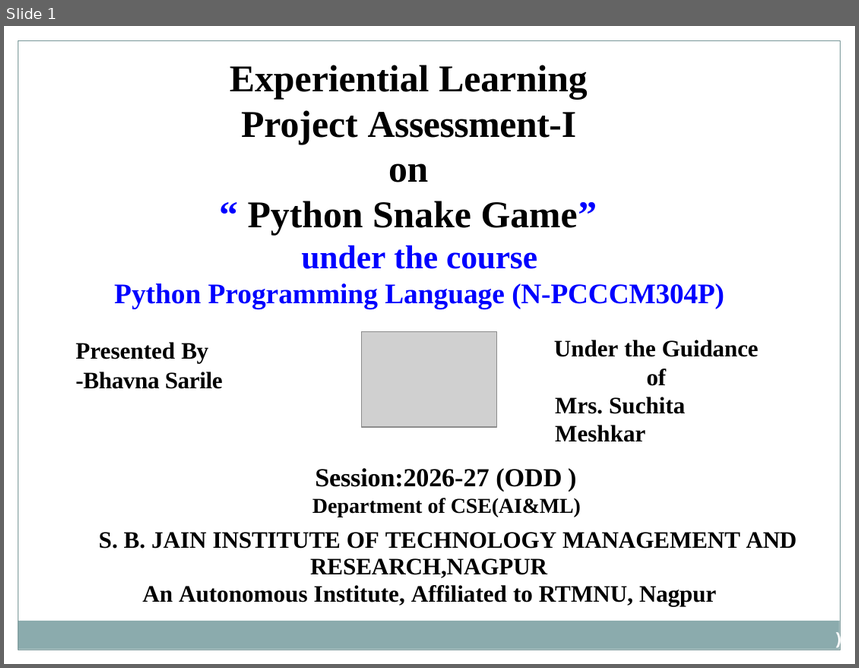
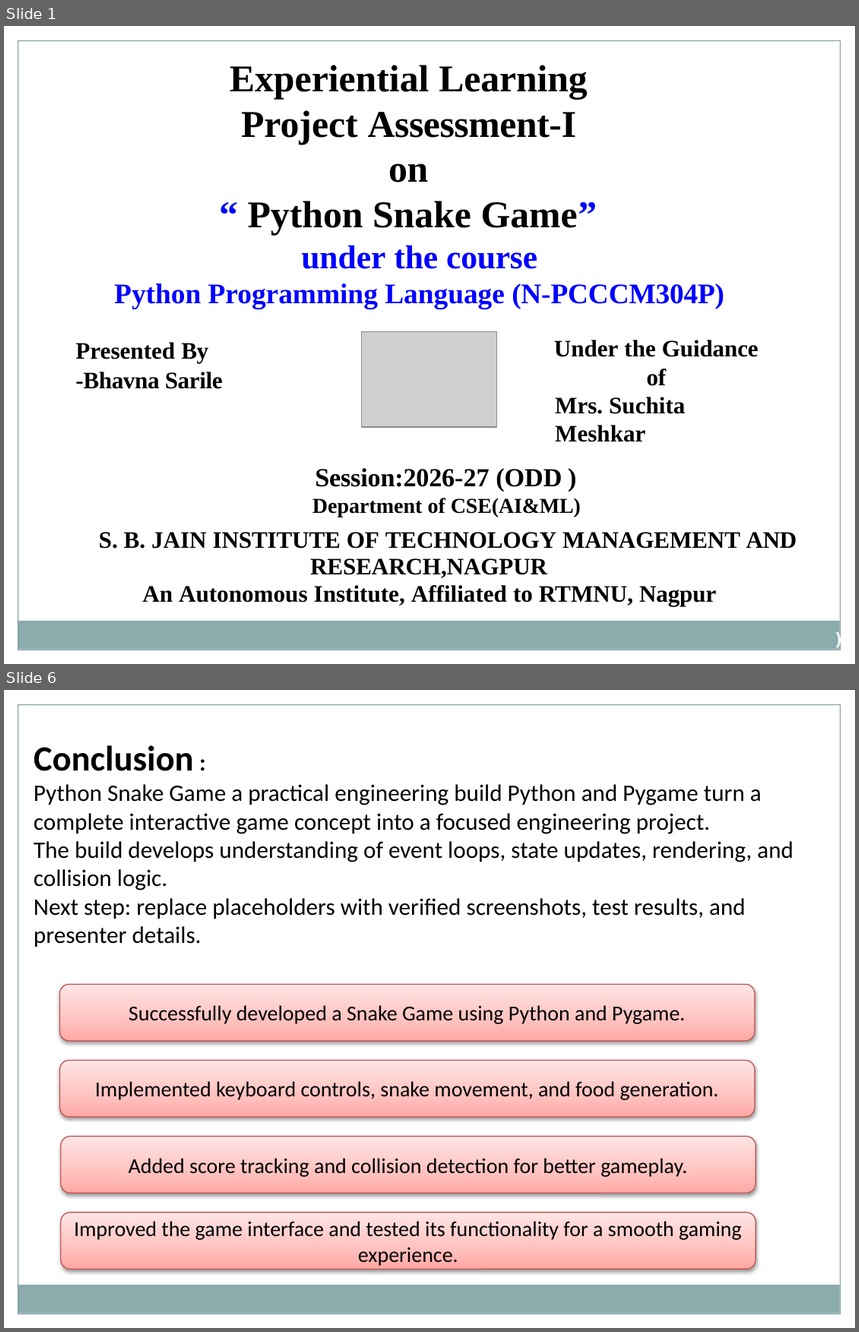
Before and after one commit to bhavnasml25-ship-it/Snake-Game-3d, a slide deck: Python.pptx. Shown one above the other, each under a label of ours: slide 1 before the commit, slides 1 and 6 after it; the slides between them are not shown. The pictures are 859x668 and 859x1332 pixels, drawn with LibreOffice and Linux fonts; fonts in the diff are those of the drawing; grey boxes stand for pictures. Boxes give left, top, right and bottom in pixels: in the first picture for what was removed or moved away, otherwise in the second. Text is boxed around its words. In the diff, an @@ line names an element or a change of style, - is before the commit and + after.

Commit message:
Add files via upload
Final ppt of python

```diff
--- a/Python.pptx
+++ b/Python.pptx
@@ slide 6 added at bbox=[4, 690, 855, 1328], background #FFFFFF; not listed: 2 template elements that a slide beside it also shows @@
@@ text added at bbox=[34, 745, 794, 947], 20 pt, text #000000 @@
+Conclusion :
+Python Snake Game a practical engineering build Python and Pygame turn a complete interactive game concept into a focused engineering project.
+The build develops understanding of event loops, state updates, rendering, and collision logic.
+Next step: replace placeholders with verified screenshots, test results, and presenter details.
@@ rounded rectangle added at bbox=[59, 985, 755, 1042], fill gradient #FFA6A5 to #FFC0BF to #FFE7E7, outline #BF4C48 0.75 pt, 18 pt, text #000000 @@
+Successfully developed a Snake Game using Python and Pygame.
@@ rounded rectangle added at bbox=[59, 1060, 755, 1117], fill gradient #FFA6A5 to #FFC0BF to #FFE7E7, outline #BF4C48 0.75 pt, 18 pt, text #000000 @@
+Implemented keyboard controls, snake movement, and food generation.
@@ rounded rectangle added at bbox=[61, 1137, 756, 1194], fill gradient #FFA6A5 to #FFC0BF to #FFE7E7, outline #BF4C48 0.75 pt, 18 pt, text #000000 @@
+Added score tracking and collision detection for better gameplay.
@@ rounded rectangle added at bbox=[61, 1213, 756, 1270], fill gradient #FFA6A5 to #FFC0BF to #FFE7E7, outline #BF4C48 0.75 pt, 18 pt, text #000000 @@
+Improved the game interface and tested its functionality for a smooth gaming experience.
```
Also in this commit, not shown: 3 slides changed, 2 other slides added, 3 slides removed.
